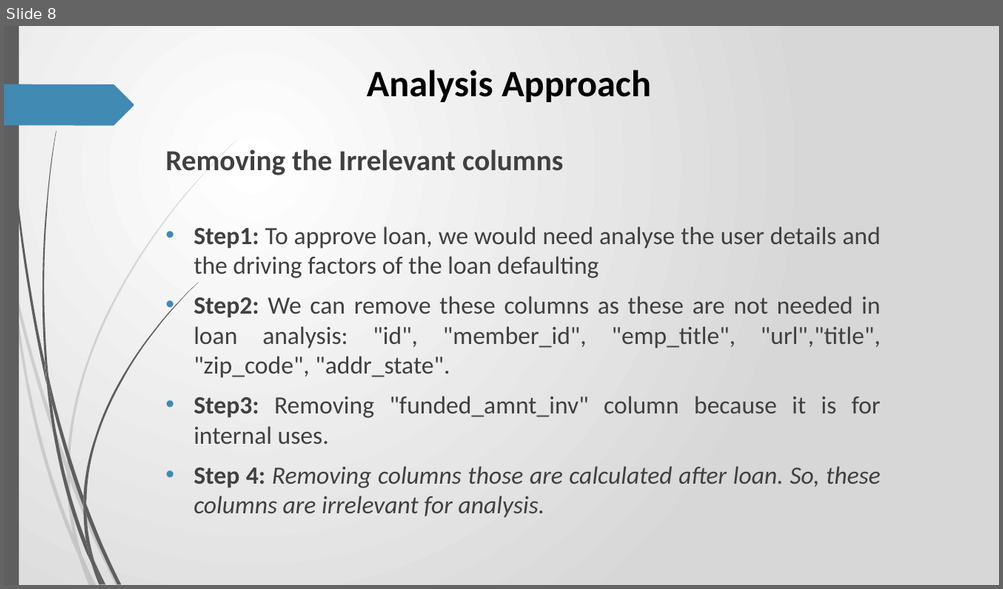
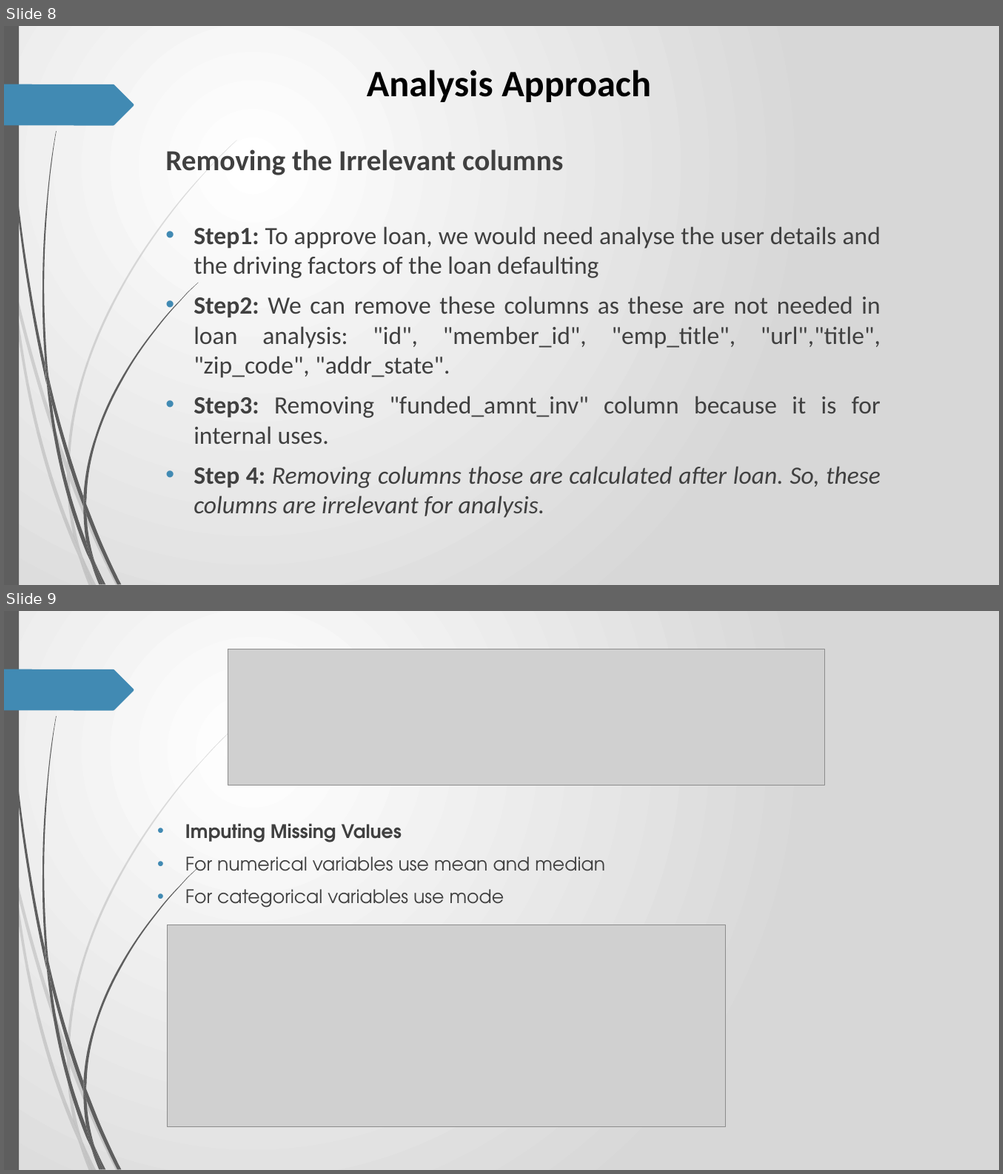
Before and after one commit to RavishankarDuMCA10/LendingClubCaseStudy, a slide deck: Case_Study.pptx. Shown one above the other, each under a label of ours: slide 8 before the commit, slides 8 and 9 after it. The pictures are 1003x589 and 1003x1174 pixels, drawn with LibreOffice and Linux fonts; fonts in the diff are those of the drawing; grey boxes stand for pictures. Boxes give left, top, right and bottom in pixels: in the first picture for what was removed or moved away, otherwise in the second. Text is boxed around its words. In the diff, an @@ line names an element or a change of style, - is before the commit and + after.

```diff
--- a/Case_Study.pptx
+++ b/Case_Study.pptx
@@ slide 9 added at (4, 611, 999, 1170), background gradient #FFFFFF to #D7D7D7; not listed: 24 template elements that a slide beside it also shows @@
@@ picture added at (227, 649, 825, 785) @@
@@ text added at (185, 823, 605, 908), 18 pt, text #404040 @@
+• Imputing Missing Values
+• For numerical variables use mean and median
+• For categorical variables use mode
@@ picture added at (168, 925, 726, 1128) @@
```
Also in this commit, not shown: 2 slides changed, 4 other slides added.
